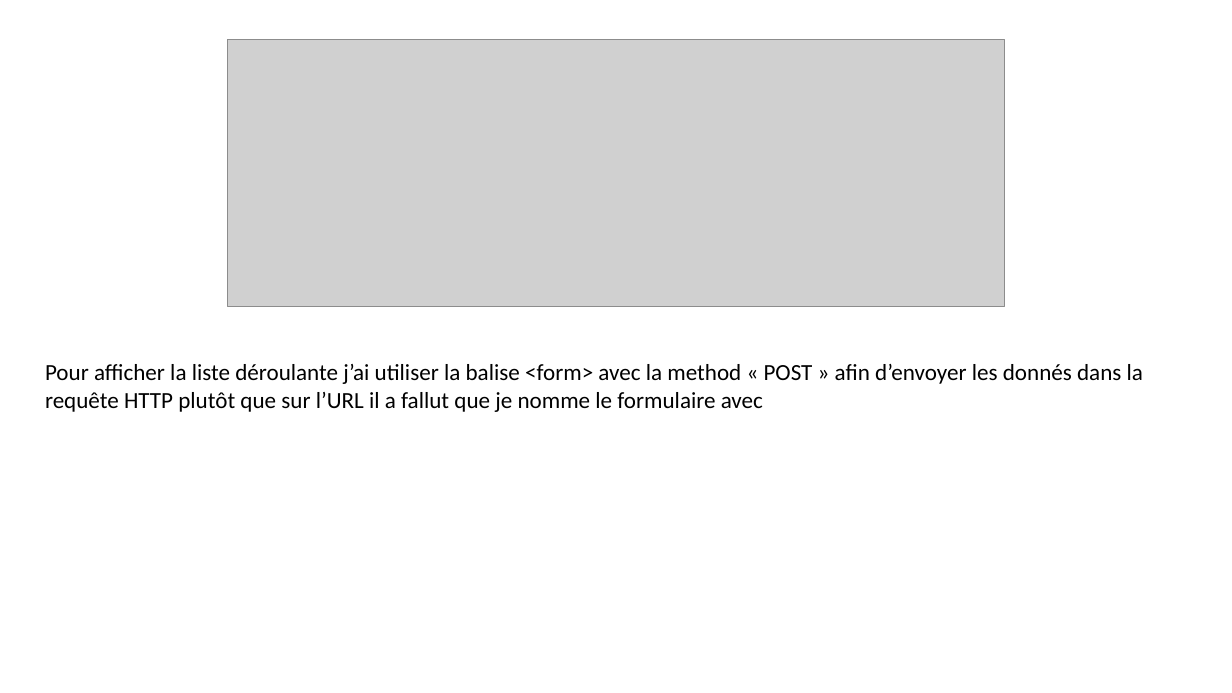
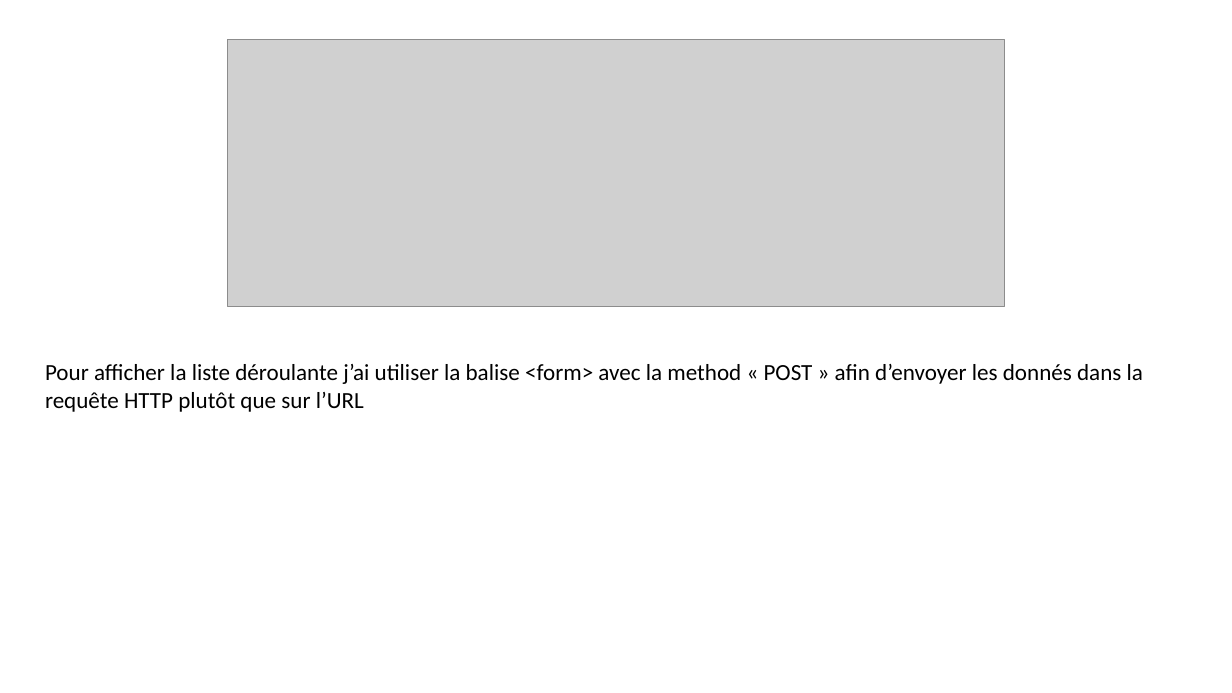
Before and after one commit to yamsmdj/OnePiece, a slide deck: slide 9 of bd/ONE PIECE.pptx. Drawn at 1232x693 pixels with LibreOffice and Linux fonts; fonts in the diff are those of the drawing; grey boxes stand for pictures. Boxes give left, top, right and bottom in pixels: in the first picture for what was removed or moved away, otherwise in the second. Text is boxed around its words. In the diff, an @@ line names an element or a change of style, - is before the commit and + after.

```diff
--- a/bd/ONE PIECE.pptx
+++ b/bd/ONE PIECE.pptx
@@ text at (x1=45, y1=364, x2=1143, y2=412): text changed @@
-Pour afficher la liste déroulante j’ai utiliser la balise <form> avec la method « POST » afin d’envoyer les donnés dans la requête HTTP plutôt que sur l’URL il a fallut que je nomme le formulaire avec
+Pour afficher la liste déroulante j’ai utiliser la balise <form> avec la method « POST » afin d’envoyer les donnés dans la requête HTTP plutôt que sur l’URL
```
Also in this commit, not shown: 8 other slides changed, 3 other files.
